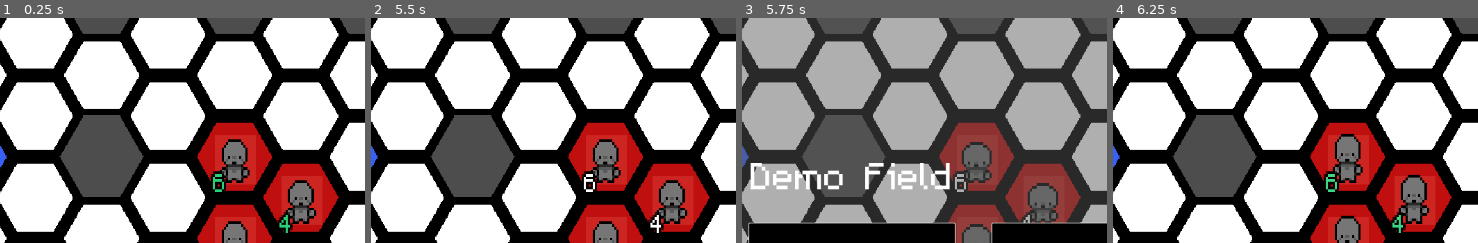
Above: before the commit, frames 1-4 (left to right).
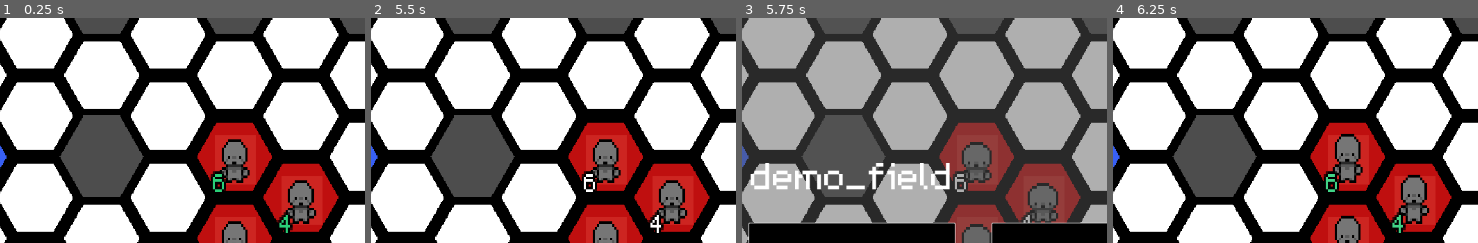
Above: after the commit, the same moments.

Repository: DubiousDuck/Manny-Takes-on-Upper-Management
Game: Godot game, scene res://stages/demo_field.tscn
The game is run twice, just before and just after one commit, with the same random seed, the same clock (stepped at 60 frames per second) and the same inputs. This scene is started directly instead of the project's main scene.
Inputs (mouse positions are % of the whole screen's width and height, from its top left):
- Up to frame 1 (0.25 s): no input
- Up to frame 2 (5.5 s): tap Enter (ui_accept) at 0.5, 0.77, 2.27, 4.52, 5.27 s; move the mouse to (29, 37) at 0.52 s; hold Right (ui_right) 0.53-1.25 s; click (29, 37) at 0.6 s; click "Basic Punch" at 1.25 s; move the mouse to (20, 46) at 2.02 s; hold Down (ui_down) 2.03-2.78 s; click (20, 46) at 2.1 s; move the mouse to (20, 28) at 2.77 s; hold Right (ui_right) 2.78-3.5 s; click (20, 28) at 2.85 s; click "Give MIlk" at 3.5 s; move the mouse to (65, 37) at 4.27 s; hold Up (ui_up) 4.28-5.03 s; click (65, 37) at 4.35 s; move the mouse to (65, 55) at 5.02 s; hold Left (ui_left) from 5.03 s (still down); click (65, 55) at 5.1 s
- Up to frame 3 (5.75 s): keep holding Left (ui_left); tap Escape (ui_cancel) at 5.65 s
- Up to frame 4 (6.25 s): release Left (ui_left) at 5.75 s; click "Restart Level" at 5.75 s
The pictures show only the part of the screen within x 33-83%, y 5-55%; the shares and areas given below are measured in that part.

Frames 1-2 are identical in both runs. In frame 3, 0.7% of the frame differs, in the area x 2-39%, y 64-77%; in frame 4, nothing differs.

Commit message:
Acually uses the scene's name for the pause menu label

Diff:
--- a/ui/battle_canvas_layer.gd
+++ b/ui/battle_canvas_layer.gd
@@ -2,6 +2,7 @@
 
 var menuIsDisplayed: bool = false
 @onready var battle_menu_control = $BattleMenuControl
+@onready var label = $BattleMenuControl/Label
 
 # Called when the node enters the scene tree for the first time.
 func _ready():
@@ -16,6 +17,8 @@
 	if event.is_action_pressed("ui_cancel"): # Recommended: Use action instead of direct key
 		menuIsDisplayed = !menuIsDisplayed
 		battle_menu_control.visible = menuIsDisplayed
+
+		label.text = get_tree().current_scene.scene_file_path.get_file().replace(".tscn", "")
 
 		#if menuIsDisplayed:
 			#get_tree().paused = true
